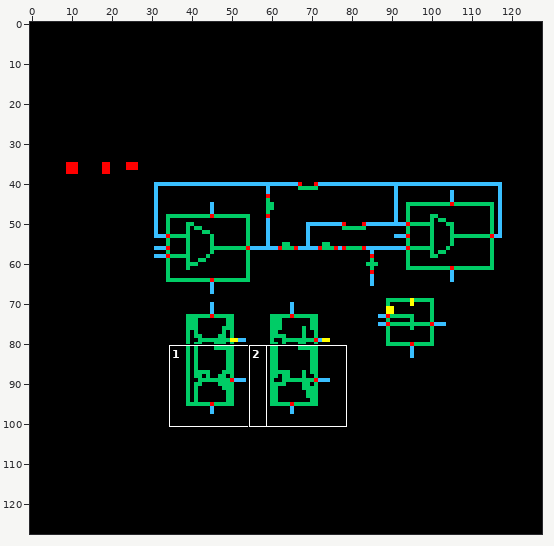
File history of a sprite sheet, span_ion/peak_detector_basic3/schematic/thumbnail_128x128.png. The first picture is a wide view before the edit; the outline marks the close-up.
Close-up. Before the edit:
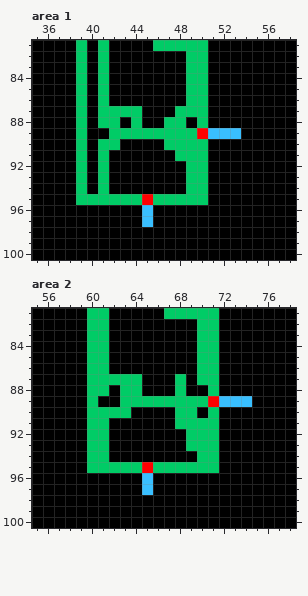
The file is 128x128 pixels. Shown: area 1: x 35..58, y 81..100; area 2: x 55..78, y 81..100. The commit also changed other parts of the picture, which this record leaves out.
Once edited:
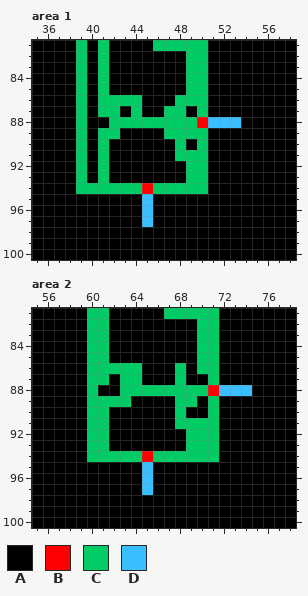
Palette (. is transparent): A #000000  B #ff0000  C #00cc66  D #39bfff
Diff:
Area 1:
Colour C gives way to colour A in row 87 at x 43 and 49; in row 88 at x 41; in row 89 at x 43 to 46; in row 90 at x 42, 47 and 49; in row 95 at x 39 to 44 and 46 to 50.
Colour D gives way to colour A in row 89 at x 51 to 53.
Colour A gives way to colour B in row 94 at x 45.
Colour C gives way to colour B in row 88 at x 50.
Colour A gives way to colour C in row 86 at x 42 to 44 and 48; in row 87 at x 47; in row 88 at x 43, 45 to 46 and 49; in row 89 at x 41; in row 94 at x 40, 42 to 44 and 46 to 48.
Colour B gives way to colour C in row 89 at x 50.
Colour A gives way to colour D in row 88 at x 51 to 53.
Colour B gives way to colour D in row 95 at x 45.
Area 2:
Colour C gives way to colour A in row 87 at x 62 and 70; in row 88 at x 61; in row 89 at x 64 to 67 and 70; in row 90 at x 62 to 63 and 69; in row 95 at x 60 to 64 and 66 to 71.
Colour D gives way to colour A in row 89 at x 72 to 74.
Colour A gives way to colour B in row 94 at x 65.
Colour C gives way to colour B in row 88 at x 71.
Colour A gives way to colour C in row 86 at x 62 to 64 and 68; in row 88 at x 65 to 67 and 69 to 70; in row 89 at x 61 to 62; in row 94 at x 62 to 64 and 66 to 69.
Colour B gives way to colour C in row 89 at x 71.
Colour A gives way to colour D in row 88 at x 72 to 74.
Colour B gives way to colour D in row 95 at x 65.
